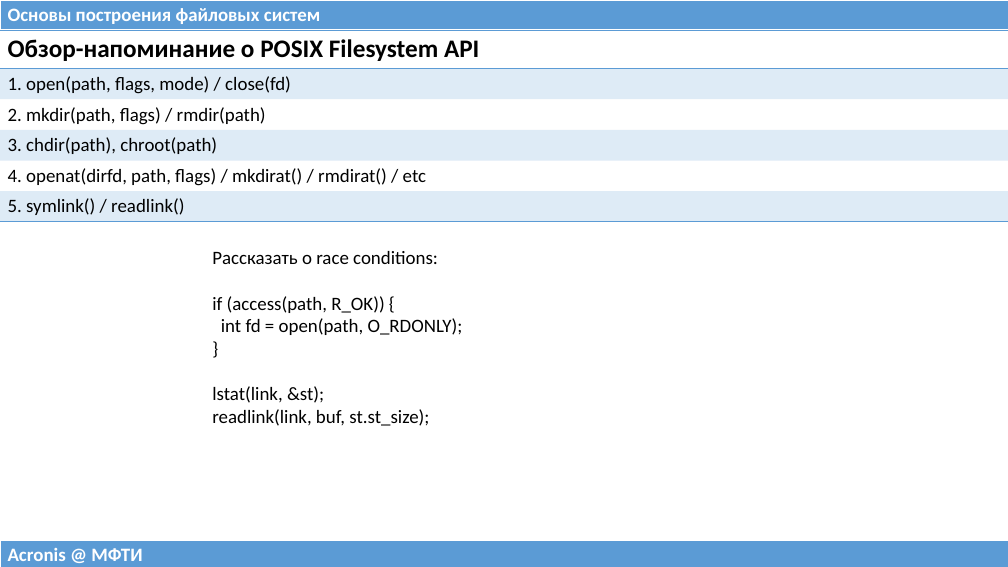
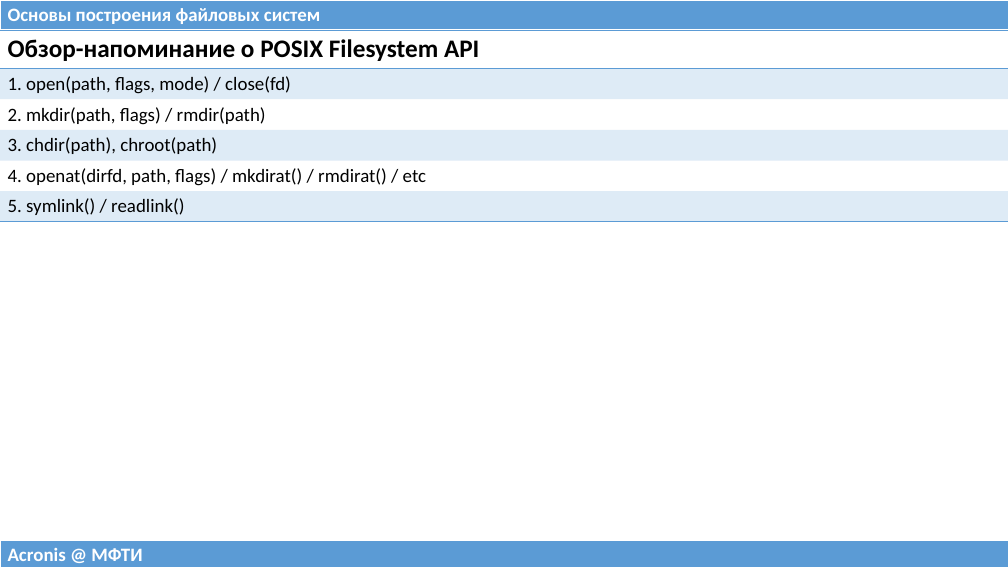
Before and after one commit to 75cc8545e7b021ed280ed0ef99fc7fc4/filesystems-101, a slide deck: slide 35 of talks/src/class00.pptx (slide 36 before the commit). Drawn at 1008x567 pixels with LibreOffice and Linux fonts; fonts in the diff are those of the drawing. Boxes give left, top, right and bottom in pixels: in the first picture for what was removed or moved away, otherwise in the second. Text is boxed around its words. In the diff, an @@ line names an element or a change of style, - is before the commit and + after.

```diff
--- a/talks/src/class00.pptx
+++ b/talks/src/class00.pptx
@@ text removed at bbox=[212, 251, 463, 426] @@
-Рассказать о race conditions:
-if (access(path, R_OK)) {
-int fd = open(path, O_RDONLY);
-}
-lstat(link, &st);
-readlink(link, buf, st.st_size);
```
Also in this commit, not shown: 4 other slides changed, 1 slide removed, 1 other file.
